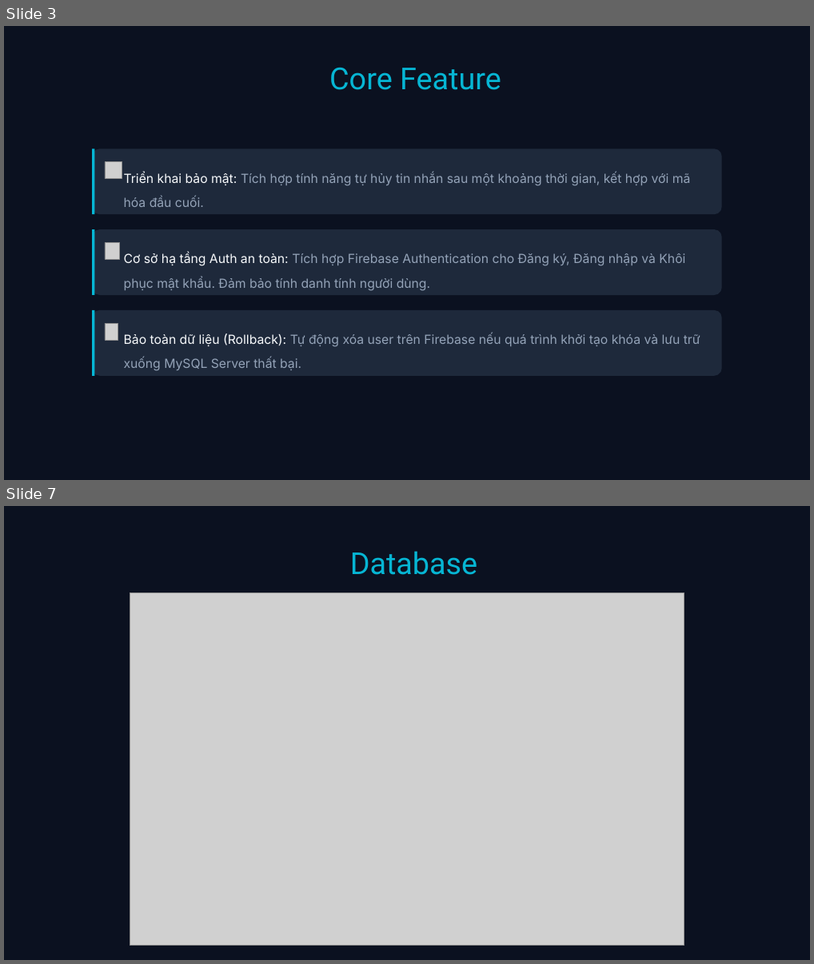
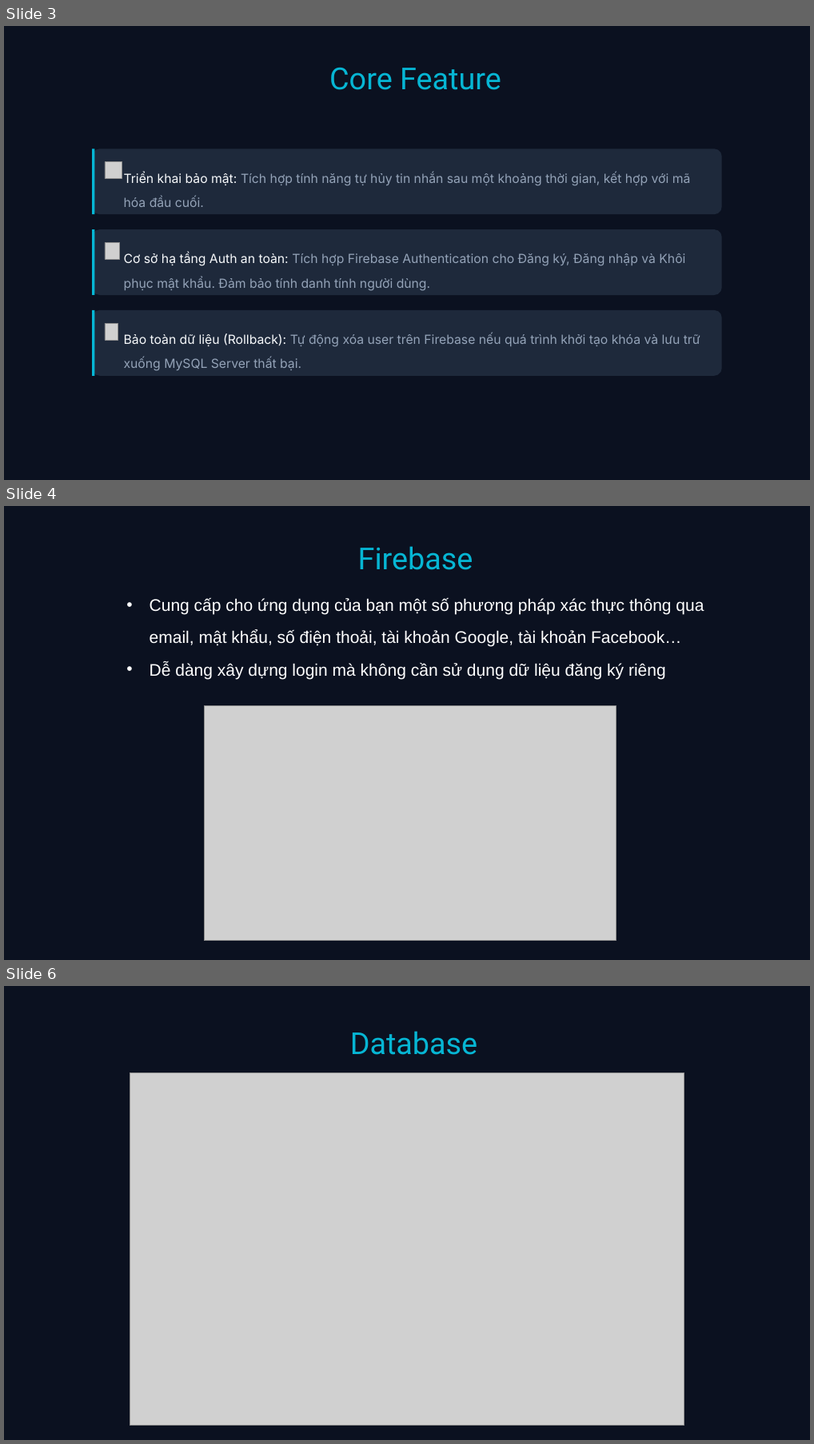
Before and after one commit to tatsuya-akira/Chat-E2EE, a slide deck: Hermes/Doc/Hermes Chat App E2EE.pptx. Shown one above the other, each under a label of ours: slides 3 and 7 before the commit, slides 3, 4 and 6 after it; the slides between them are not shown. The pictures are 814x964 and 814x1444 pixels, drawn with LibreOffice and Linux fonts; fonts in the diff are those of the drawing; grey boxes stand for pictures; background and template pictures are left out. Boxes give left, top, right and bottom in pixels: in the first picture for what was removed or moved away, otherwise in the second. Text is boxed around its words. In the diff, an @@ line names an element or a change of style, - is before the commit and + after.

```diff
--- a/Hermes/Doc/Hermes Chat App E2EE.pptx
+++ b/Hermes/Doc/Hermes Chat App E2EE.pptx
@@ slide 4 added at [4, 506, 810, 960], background picture (left out) @@
@@ text added at [358, 546, 474, 570], 36 pt, text #06B6D4 @@
+Firebase
@@ text added at [150, 598, 704, 679], 20 pt, text #FFFFFF @@
+• Cung cấp cho ứng dụng của bạn một số phương pháp xác thực thông qua email, mật khẩu, số điện thoải, tài khoản Google, tài khoản Facebook…
+• Dễ dàng xây dựng login mà không cần sử dụng dữ liệu đăng ký riêng
@@ picture added at [204, 706, 616, 941] @@
@@ what was slide 7 is now slide 6 @@
```
Also in this commit, not shown: 2 slides changed, 30 other files.
